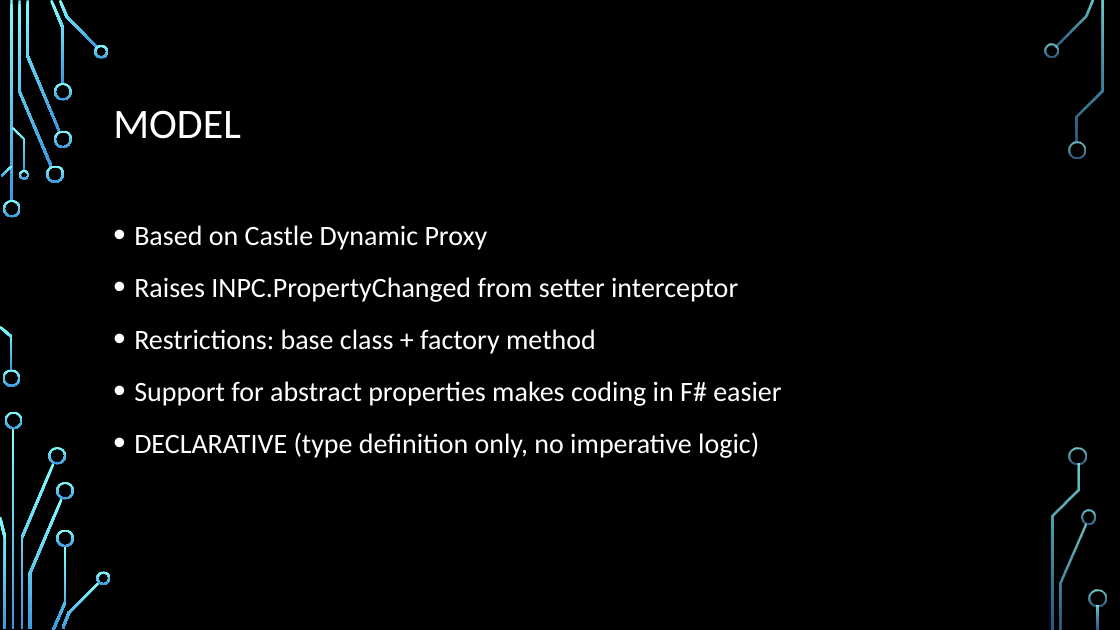
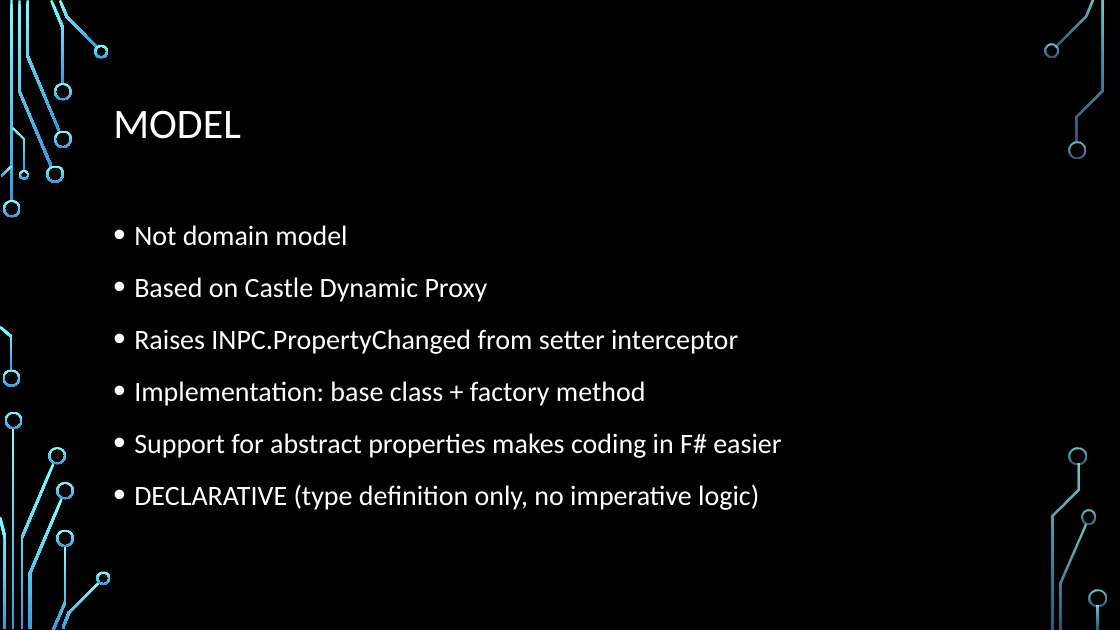
Before and after one commit to dmitry-a-morozov/fsharp-wpf-mvc-series, a slide deck: slide 10 of NYC Meetup.2013-04-23.pptx (slide 8 before the commit). Drawn at 1120x630 pixels with LibreOffice and Linux fonts; fonts in the diff are those of the drawing; background and template pictures are left out. Boxes give left, top, right and bottom in pixels: in the first picture for what was removed or moved away, otherwise in the second. Text is boxed around its words. In the diff, an @@ line names an element or a change of style, - is before the commit and + after.

```diff
--- a/NYC Meetup.2013-04-23.pptx
+++ b/NYC Meetup.2013-04-23.pptx
@@ text at (x1=134, y1=225, x2=347, y2=246): paragraph added @@
+• Not domain model
@@ text at (x1=134, y1=381, x2=646, y2=406): text changed @@
-• Restrictions: base class + factory method
+• Implementation: base class + factory method
```
Also in this commit, not shown: 6 other slides changed, 2 slides added, 3 other files.
